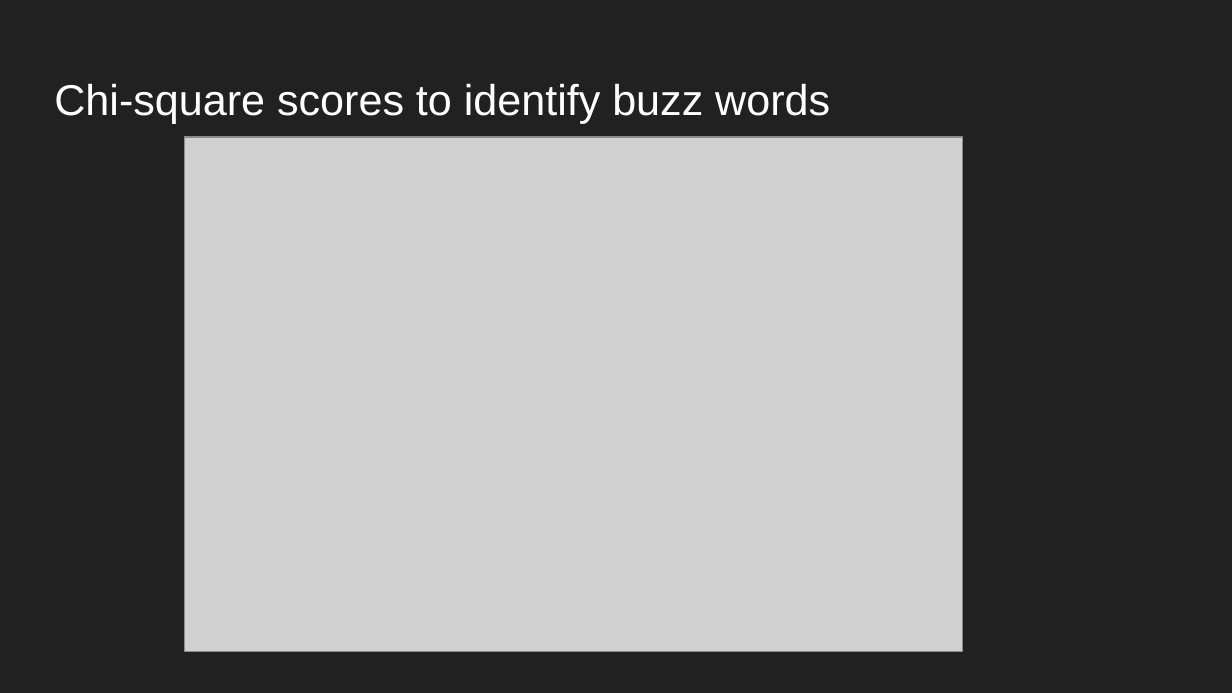
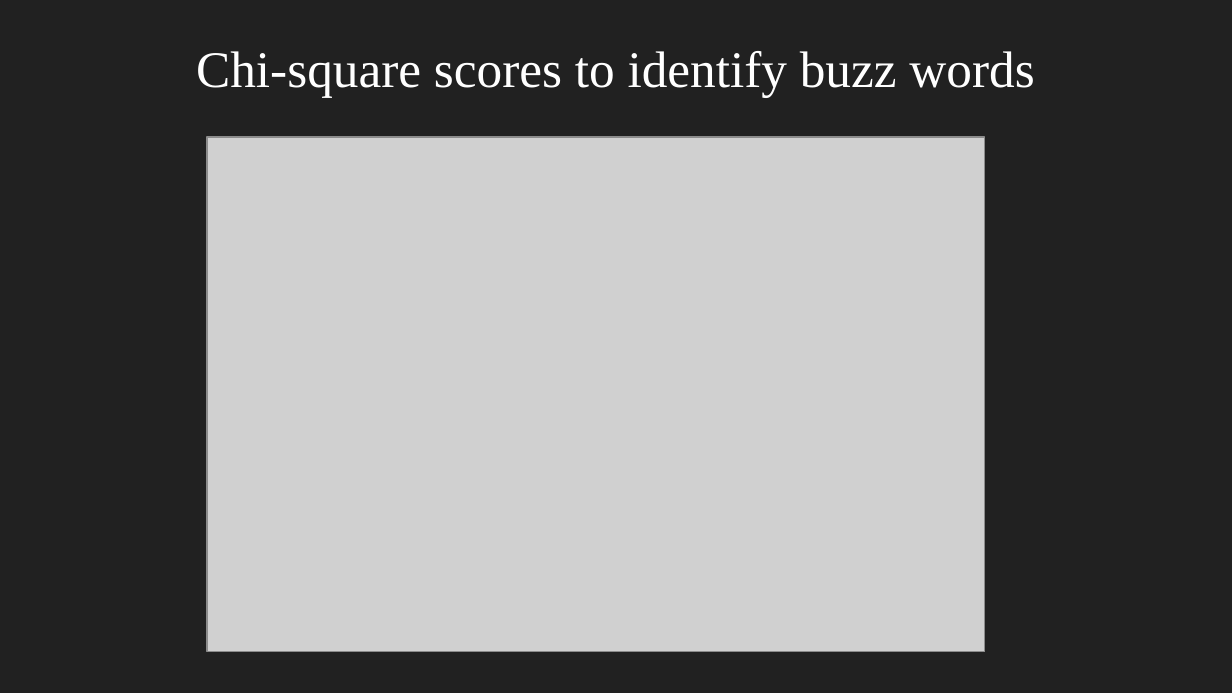
Before and after one commit to AllySike/HSE_BDBMA_Group_Task, a slide deck: slide 11 of Group_HW_Penguin_Isle.pptx. Drawn at 1232x693 pixels with LibreOffice and Linux fonts; fonts in the diff are those of the drawing; grey boxes stand for pictures. Boxes give left, top, right and bottom in pixels: in the first picture for what was removed or moved away, otherwise in the second. Text is boxed around its words. In the diff, an @@ line names an element or a change of style, - is before the commit and + after.

Commit message:
Presentation Update

```diff
--- a/Group_HW_Penguin_Isle.pptx
+++ b/Group_HW_Penguin_Isle.pptx
@@ title "Chi-square scores to identify buzz ...": place and size @@
-title "Chi-square scores to identify buzz ..." at box(54, 83, 830, 123)
+title "Chi-square scores to identify buzz ..." at box(196, 51, 1034, 98)
@@ title "Chi-square scores to identify buzz ..." at box(196, 51, 1034, 98): size 25.2 to 30 pt, font Arial to Times New Roman; alignment left to centre @@
@@ picture: place and size @@
-picture at box(185, 137, 962, 652)
+picture at box(207, 137, 984, 652)
```
Also in this commit, not shown: 1 other slide changed, 1 slide added, 1 other file.
